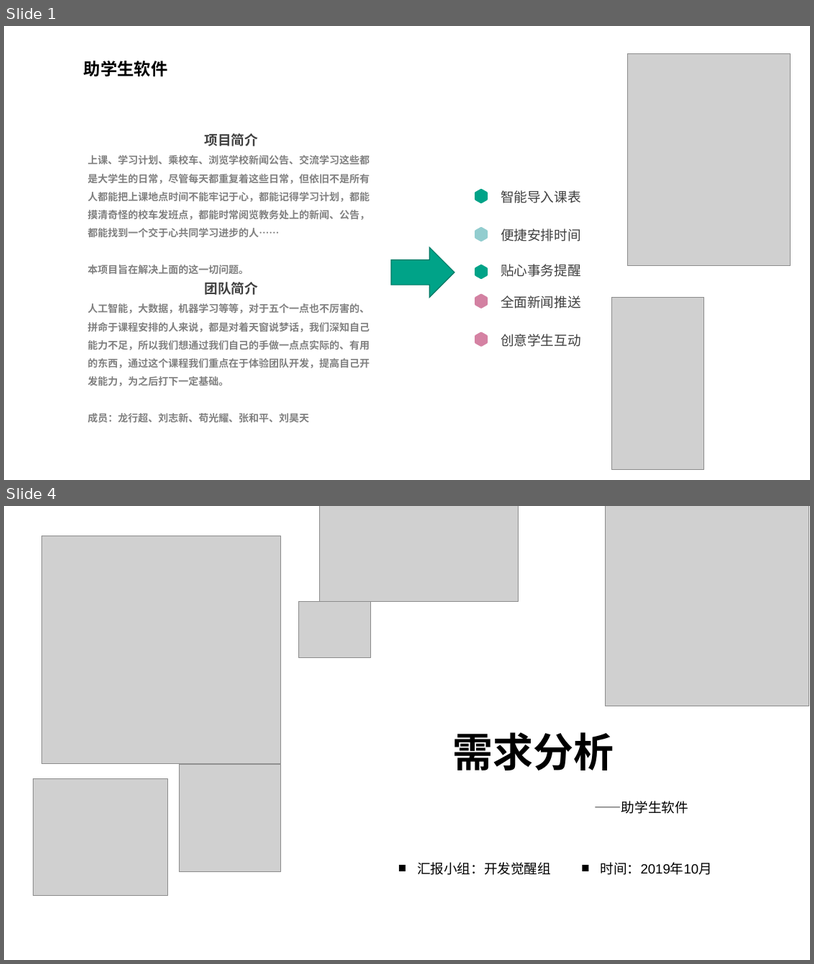
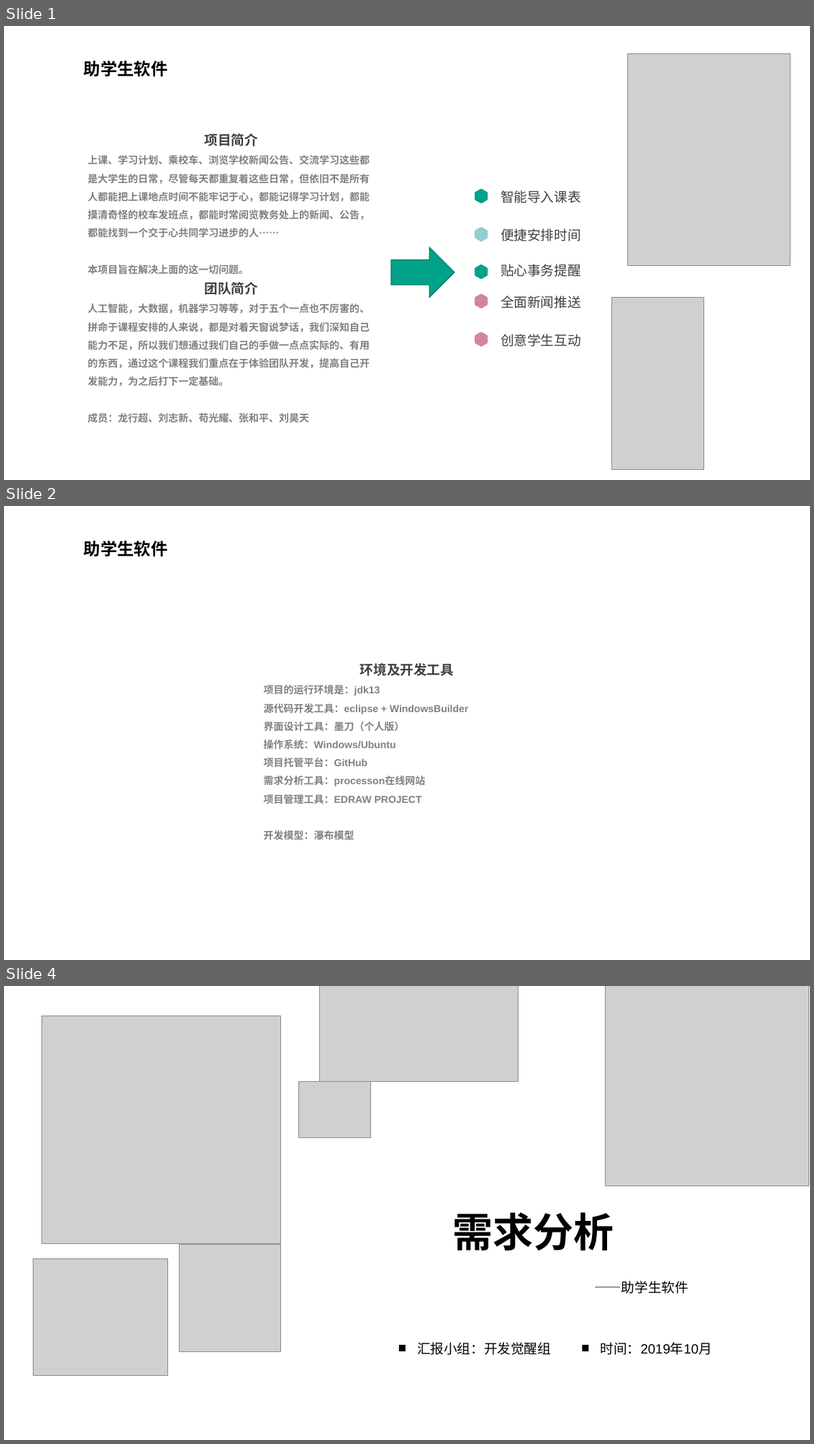
Before and after one commit to SoftwareDevelopmentPractice/DevolopingDocuments, a slide deck: 项目文档/需求分析.pptx. Shown one above the other, each under a label of ours: slides 1 and 4 before the commit, slides 1, 2 and 4 after it; the slides between them are not shown. The pictures are 814x964 and 814x1444 pixels, drawn with LibreOffice and Linux fonts; fonts in the diff are those of the drawing; grey boxes stand for pictures; background and template pictures are left out. Boxes give left, top, right and bottom in pixels: in the first picture for what was removed or moved away, otherwise in the second. Text is boxed around its words. In the diff, an @@ line names an element or a change of style, - is before the commit and + after.

```diff
--- a/项目文档/需求分析.pptx
+++ b/项目文档/需求分析.pptx
@@ slide 2 added at box(4, 506, 810, 960), background picture (left out); not listed: 1 template element that a slide beside it also shows @@
@@ text added at box(264, 663, 468, 839), 12 pt, text #808080, bold @@
+环境及开发工具
+项目的运行环境是：jdk13
+源代码开发工具：eclipse + WindowsBuilder
+界面设计工具：墨刀（个人版）
+操作系统：Windows/Ubuntu
+项目托管平台：GitHub
+需求分析工具：processon在线网站
+项目管理工具：EDRAW PROJECT
+开发模型：瀑布模型
```
Also in this commit, not shown: 1 slide changed, 2 other slides added, 2 slides removed.
